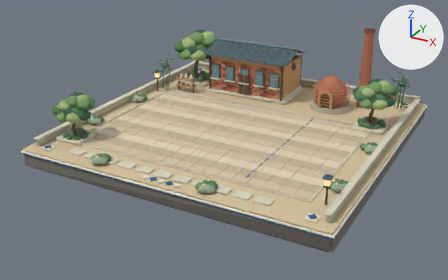
What one commit did to the Blender file art/blender/opt/01-guyao.blend.
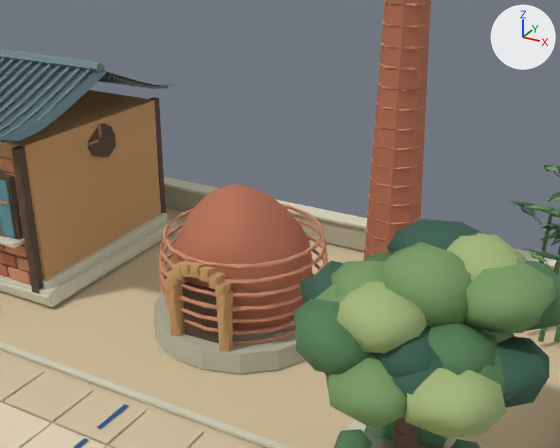
There are two pictures of each version: one whole from a 50 mm camera at (17.49, -32.25, 15.7) aimed at (-0.45, 0.37, -0.6), one close up from a 50 mm camera at (9.81, -1.31, 6.51) aimed at (4.4, 8.53, 1.59). Lighting does not change. The marker at upper right points along +X, +Y and +Z. The first two pictures are the older version.
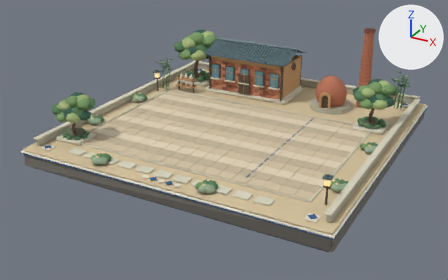
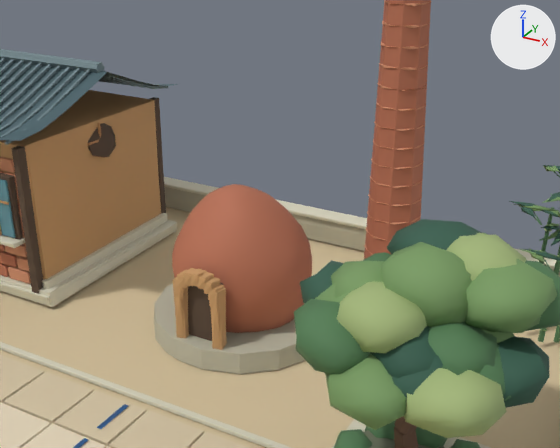
Where the change shows, as pixel boxes (x1, y1, x2, y2) in the close-ups (560 x 448 px):
'Kiln arch jamb.001', moved: before (216, 297, 233, 352); after (210, 288, 227, 350)
'Kiln brick course.006', deleted: before (163, 204, 324, 269)
'Kiln arch jamb', moved: before (167, 282, 185, 337); after (172, 279, 189, 339)
'Kiln brick course.005', deleted: before (160, 217, 327, 283)
'Kiln brick course.004', deleted: before (159, 232, 328, 298)
'Kiln brick course.003', deleted: before (159, 246, 324, 311)
'Kiln brick course.002', deleted: before (161, 259, 321, 323)
'Kiln brick course.001', deleted: before (165, 273, 314, 335)
'Kiln curved doorway brick.003', moved: before (199, 266, 216, 283); after (198, 272, 214, 290)
'Kiln curved doorway brick.002', moved: before (208, 271, 225, 289); after (204, 277, 220, 294)
'Kiln curved doorway brick.004', moved: before (189, 262, 205, 278); after (190, 268, 207, 287)
'Kiln brick course', deleted (mostly hidden): before (184, 326, 296, 345)
'Kiln curved doorway brick.001', moved: before (215, 282, 231, 297); after (208, 284, 224, 300)
'Kiln curved doorway brick.005', moved: before (180, 260, 193, 277); after (183, 268, 196, 286)
'Kiln curved doorway brick', moved: before (217, 290, 233, 307); after (209, 297, 221, 308)
'Kiln curved doorway brick.006', moved: before (172, 261, 185, 280); after (177, 270, 189, 288)
'Kiln curved doorway brick.008', moved: before (165, 279, 178, 293); after (173, 284, 188, 298)
'Kiln curved doorway brick.007', moved: before (167, 269, 184, 285); after (174, 277, 188, 292)

What changed in the scene script:
```text
Remove ob_kiln_brick_course:
    ob_kiln_brick_course = bpy.data.objects.new('Kiln brick course', me_kiln_brick_course_007)
    ob_kiln_brick_course.location = (4.05, 8.0, 0.34)
Remove ob_kiln_brick_course_001:
    ob_kiln_brick_course_001 = bpy.data.objects.new('Kiln brick course.001', me_kiln_brick_course_008)
    ob_kiln_brick_course_001.location = (4.05, 8.0, 0.55)
Remove ob_kiln_brick_course_002:
    ob_kiln_brick_course_002 = bpy.data.objects.new('Kiln brick course.002', me_kiln_brick_course_001)
    ob_kiln_brick_course_002.location = (4.05, 8.0, 0.76)
Remove ob_kiln_brick_course_003:
    ob_kiln_brick_course_003 = bpy.data.objects.new('Kiln brick course.003', me_kiln_brick_course_002)
    ob_kiln_brick_course_003.location = (4.05, 8.0, 0.97)
Remove ob_kiln_brick_course_004:
    ob_kiln_brick_course_004 = bpy.data.objects.new('Kiln brick course.004', me_kiln_brick_course_003)
    ob_kiln_brick_course_004.location = (4.05, 8.0, 1.18)
Remove ob_kiln_brick_course_005:
    ob_kiln_brick_course_005 = bpy.data.objects.new('Kiln brick course.005', me_kiln_brick_course_004)
    ob_kiln_brick_course_005.location = (4.05, 8.0, 1.39)
Remove ob_kiln_brick_course_006:
    ob_kiln_brick_course_006 = bpy.data.objects.new('Kiln brick course.006', me_kiln_brick_course_005)
    ob_kiln_brick_course_006.location = (4.05, 8.0, 1.6)
Change ob_kiln_arch_jamb:
    ob_kiln_arch_jamb.location: (3.62, 6.76, 0.67) -> (3.73, 6.76, 0.76)
Change ob_kiln_arch_jamb_001:
    ob_kiln_arch_jamb_001.location: (4.48, 6.76, 0.67) -> (4.37, 6.76, 0.76)
Change ob_kiln_curved_doorway_brick:
    ob_kiln_curved_doorway_brick.location: (4.49, 6.76, 1.15) -> (4.36, 6.76, 1.1)
Change ob_kiln_curved_doorway_brick_001:
    ob_kiln_curved_doorway_brick_001.location: (4.46, 6.76, 1.28) -> (4.34, 6.76, 1.2)
Change ob_kiln_curved_doorway_brick_002:
    ob_kiln_curved_doorway_brick_002.location: (4.36, 6.76, 1.4) -> (4.27, 6.76, 1.29)
Change ob_kiln_curved_doorway_brick_003:
    ob_kiln_curved_doorway_brick_003.location: (4.22, 6.76, 1.47) -> (4.17, 6.76, 1.34)
Change ob_kiln_curved_doorway_brick_004:
    ob_kiln_curved_doorway_brick_004.location: (4.05, 6.76, 1.5) -> (4.05, 6.76, 1.36)
Change ob_kiln_curved_doorway_brick_005:
    ob_kiln_curved_doorway_brick_005.location: (3.88, 6.76, 1.47) -> (3.93, 6.76, 1.34)
Change ob_kiln_curved_doorway_brick_006:
    ob_kiln_curved_doorway_brick_006.location: (3.74, 6.76, 1.4) -> (3.83, 6.76, 1.29)
Change ob_kiln_curved_doorway_brick_007:
    ob_kiln_curved_doorway_brick_007.location: (3.64, 6.76, 1.28) -> (3.76, 6.76, 1.2)
Change ob_kiln_curved_doorway_brick_008:
    ob_kiln_curved_doorway_brick_008.location: (3.61, 6.76, 1.15) -> (3.74, 6.76, 1.1)
```
